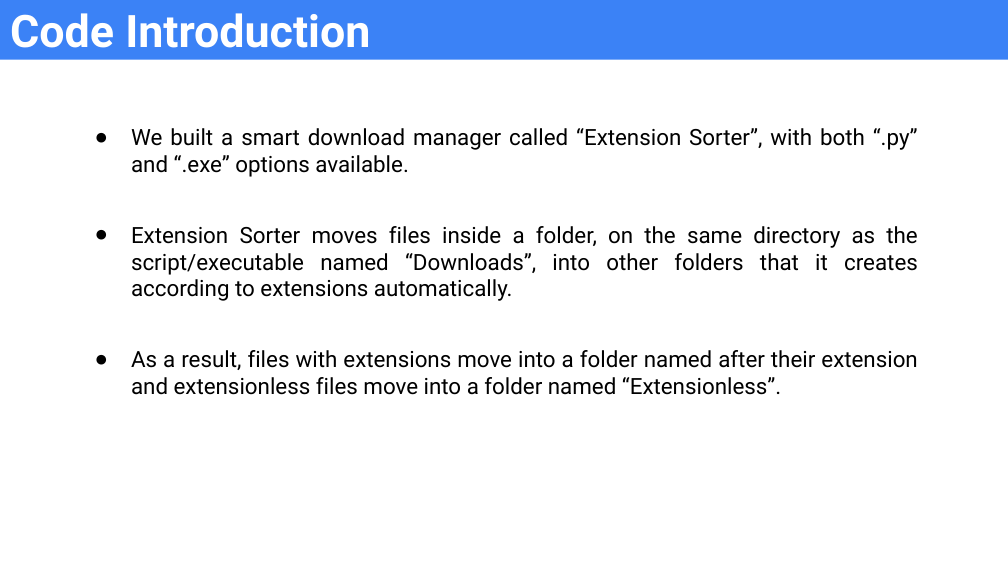
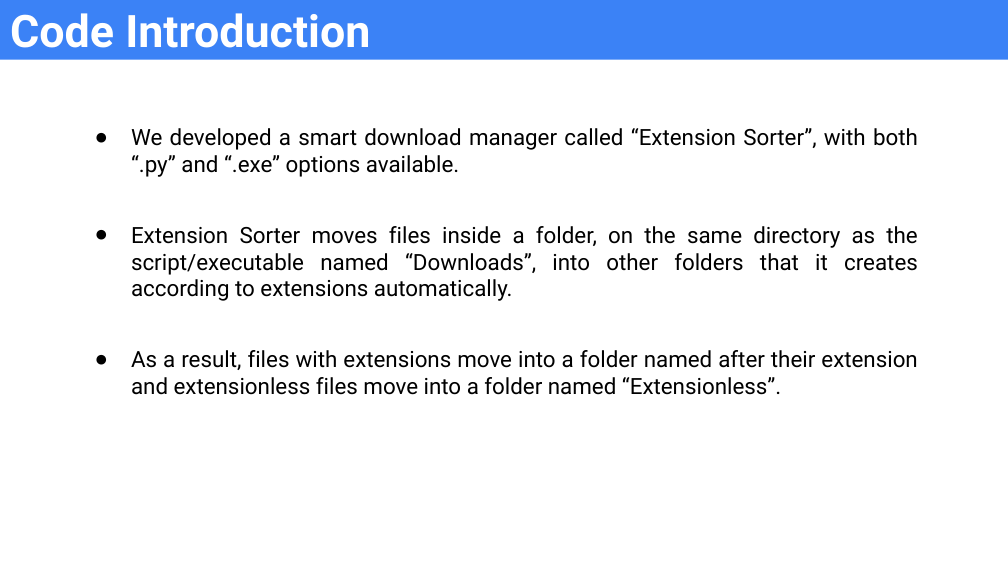
Before and after one commit to emircanalcan/COE203_1, a slide deck: slide 3 of COE203_S2_P1_PowerRangers.pptx. Drawn at 1008x567 pixels with LibreOffice and Linux fonts; fonts in the diff are those of the drawing. Boxes give left, top, right and bottom in pixels: in the first picture for what was removed or moved away, otherwise in the second. Text is boxed around its words. In the diff, an @@ line names an element or a change of style, - is before the commit and + after.

```diff
--- a/COE203_S2_P1_PowerRangers.pptx
+++ b/COE203_S2_P1_PowerRangers.pptx
@@ text at (131, 128, 918, 177): text changed @@
-● We built a smart download manager called “Extension Sorter”, with both “.py” and “.exe” options available.
+● We developed a smart download manager called “Extension Sorter”, with both “.py” and “.exe” options available.
```
Also in this commit, not shown: 1 other slide changed, 3 other files.
